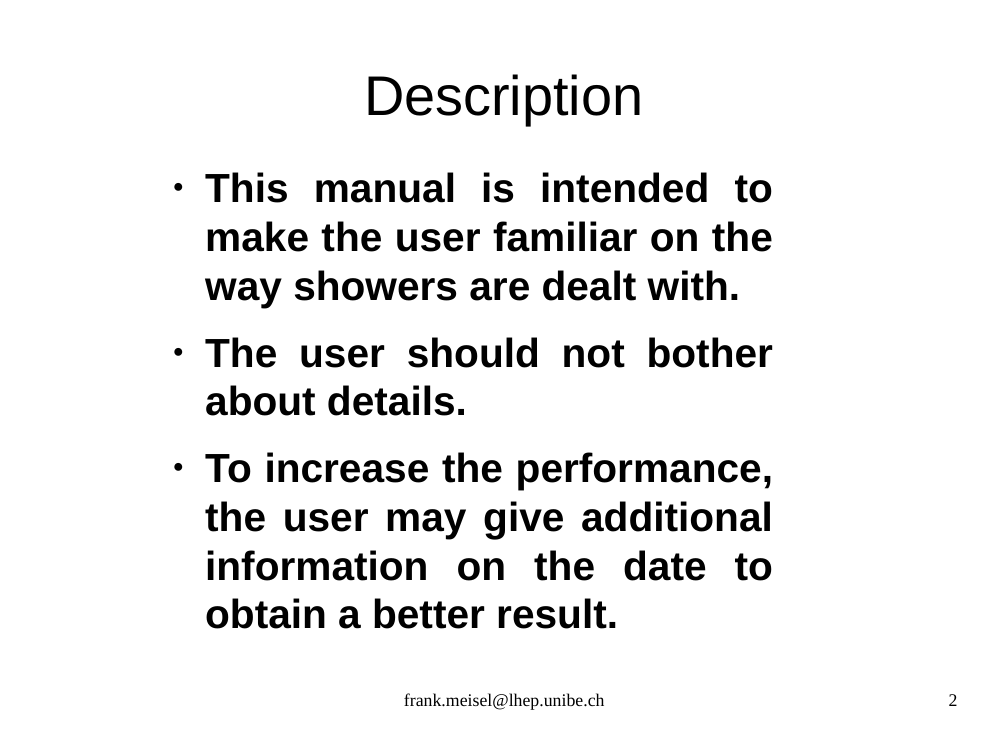
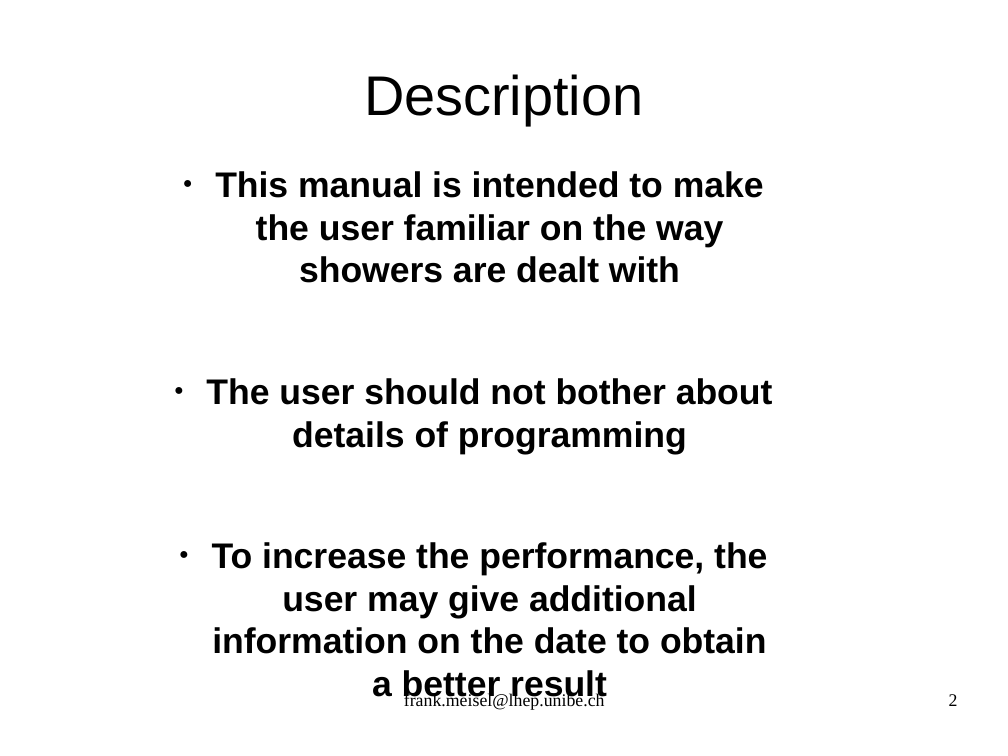
Before and after one commit to antonioiuliano2/fedra, a slide deck: slide 2 of src/libShower/documentation/libShowerMANUAL.odp. Drawn at 1008x756 pixels with LibreOffice and Linux fonts; fonts in the diff are those of the drawing. Boxes give left, top, right and bottom in pixels: in the first picture for what was removed or moved away, otherwise in the second. Text is boxed around its words. In the diff, an @@ line names an element or a change of style, - is before the commit and + after.

```diff
--- a/src/libShower/documentation/libShowerMANUAL.odp
+++ b/src/libShower/documentation/libShowerMANUAL.odp
@@ text at bbox=[206, 171, 773, 703]: text changed; size 32 to 28 pt @@
-● This manual is intended to make the user familiar on the way showers are dealt with.
-● The user should not bother about details.
-● To increase the performance, the user may give additional information on the date to obtain a better result.
+● This manual is intended to make the user familiar on the way showers are dealt with
+● The user should not bother about details of programming
+● To increase the performance, the user may give additional information on the date to obtain a better result
```
Also in this commit, not shown: 18 other slides changed, 4 slides added, 12 slides removed, 3 other files.
